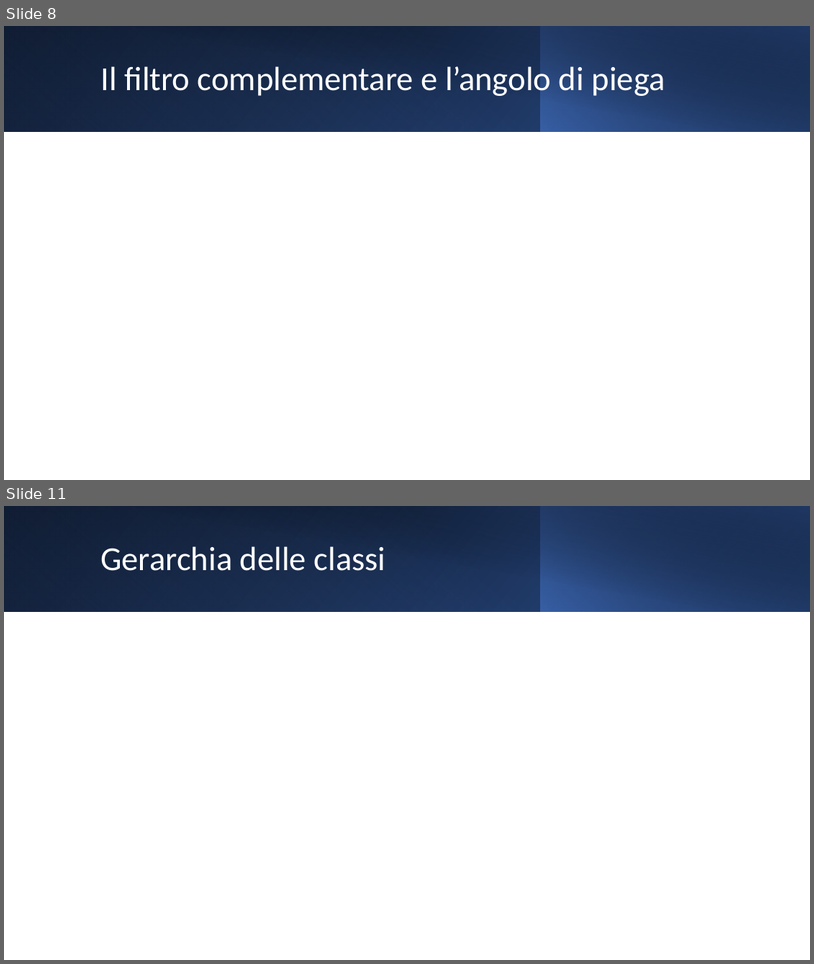
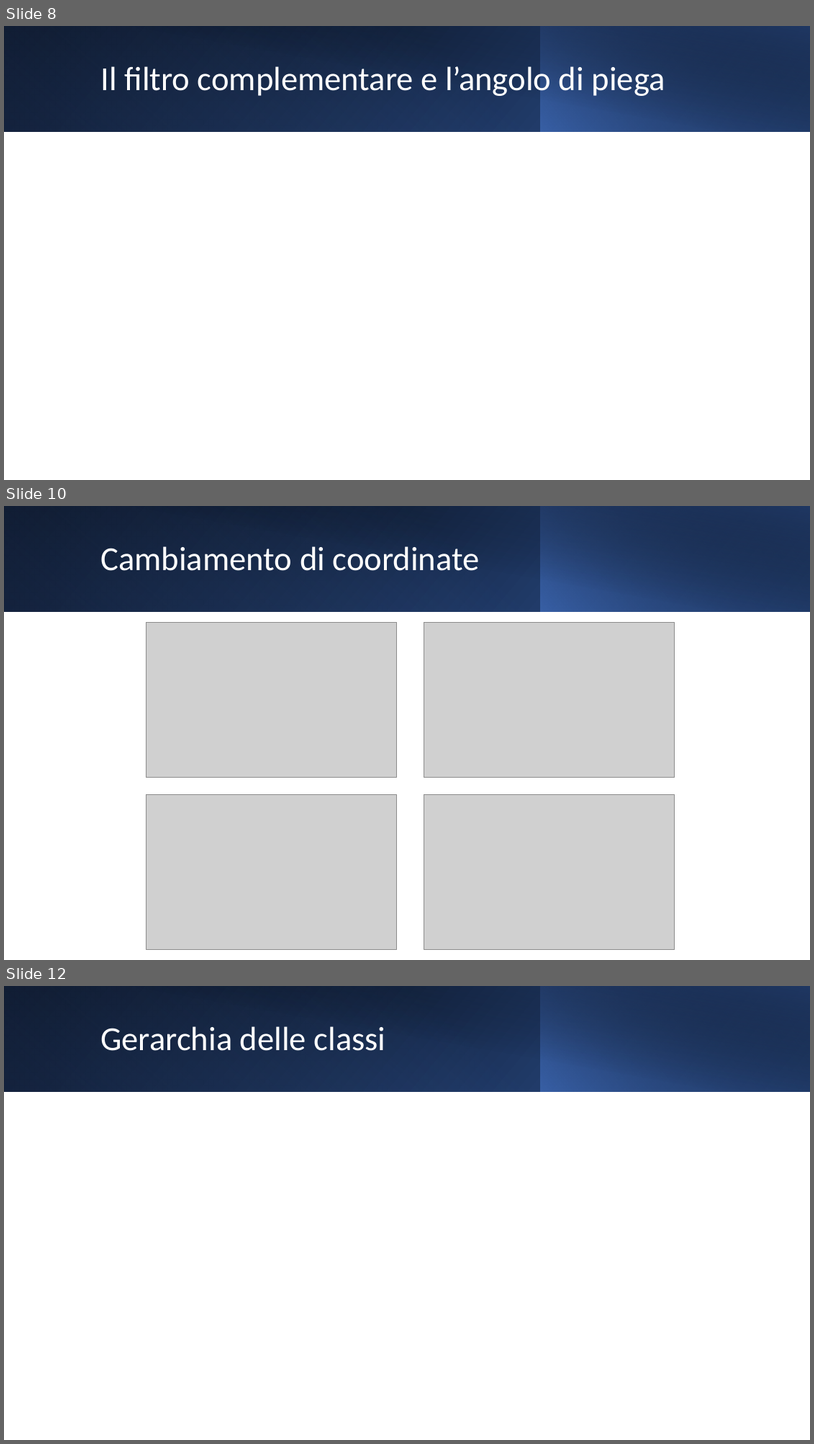
Before and after one commit to Alby-C/MA-IoT, a slide deck: BikeActivity.pptx. Shown one above the other, each under a label of ours: slides 8 and 11 before the commit, slides 8, 10 and 12 after it; the slides between them are not shown. The pictures are 814x964 and 814x1444 pixels, drawn with LibreOffice and Linux fonts; fonts in the diff are those of the drawing; grey boxes stand for pictures. Boxes give left, top, right and bottom in pixels: in the first picture for what was removed or moved away, otherwise in the second. Text is boxed around its words. In the diff, an @@ line names an element or a change of style, - is before the commit and + after.

```diff
--- a/BikeActivity.pptx
+++ b/BikeActivity.pptx
@@ slide 10 added at (x1=4, y1=506, x2=810, y2=960), background #FFFFFF @@
@@ rectangle added at (x1=4, y1=506, x2=810, y2=611), fill gradient #000000 to #2F5597 @@
@@ rectangle added at (x1=4, y1=506, x2=541, y2=611), fill gradient #4472C4 to #203864 @@
@@ rectangle added at (x1=34, y1=506, x2=810, y2=612), fill gradient #000000 to #203864 @@
@@ rectangle added at (x1=540, y1=506, x2=810, y2=611), fill gradient #4472C4 to #000000 @@
@@ title added at (x1=100, y1=546, x2=480, y2=571), 40 pt, text #FFFFFF @@
+Cambiamento di coordinate
@@ picture added at (x1=146, y1=622, x2=396, y2=777) @@
@@ picture added at (x1=424, y1=622, x2=675, y2=777) @@
@@ picture added at (x1=146, y1=795, x2=396, y2=950) @@
@@ picture added at (x1=424, y1=795, x2=675, y2=950) @@
@@ what was slide 11 is now slide 12 @@
```
Also in this commit, not shown: 4 slides changed.
